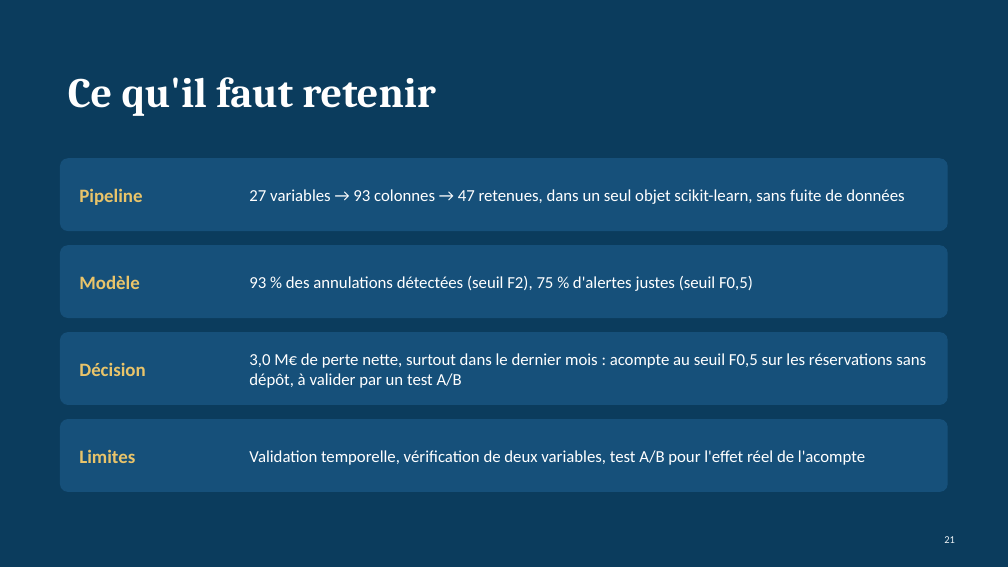
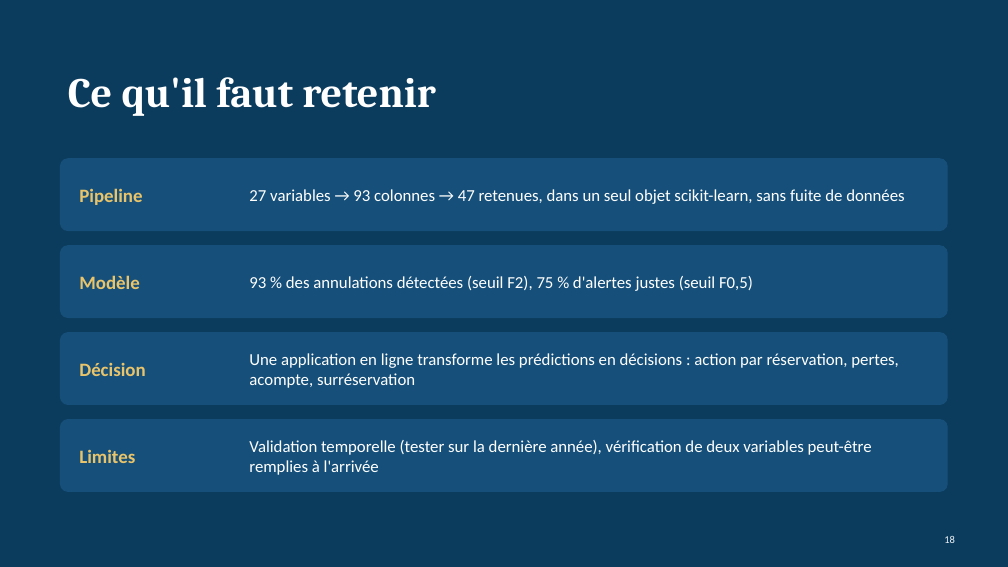
Before and after one commit to lezoul/hotel-cancellation-pipeline, a slide deck: slide 18 of reports/presentation_annulations.pptx (slide 21 before the commit). Drawn at 1008x567 pixels with LibreOffice and Linux fonts; fonts in the diff are those of the drawing. Boxes give left, top, right and bottom in pixels: in the first picture for what was removed or moved away, otherwise in the second. Text is boxed around its words. In the diff, an @@ line names an element or a change of style, - is before the commit and + after.

Commit message:
Simulateur d'acompte : départ à 3,0 M€, perte compensée et gain supplémentaire séparés

```diff
--- a/reports/presentation_annulations.pptx
+++ b/reports/presentation_annulations.pptx
@@ text at [249,353,898,388]: text changed @@
-3,0 M€ de perte nette, surtout dans le dernier mois : acompte au seuil F0,5 sur les réservations sans dépôt, à valider par un test A/B
+Une application en ligne transforme les prédictions en décisions : action par réservation, pertes, acompte, surréservation
@@ text at [249,440,872,475]: text changed @@
-Validation temporelle, vérification de deux variables, test A/B pour l'effet réel de l'acompte
+Validation temporelle (tester sur la dernière année), vérification de deux variables peut-être remplies à l'arrivée
@@ page number at [944,536,955,543]: text changed @@
-21
+18
```
Also in this commit, not shown: 2 other slides changed, 3 slides removed, 1 other file.
